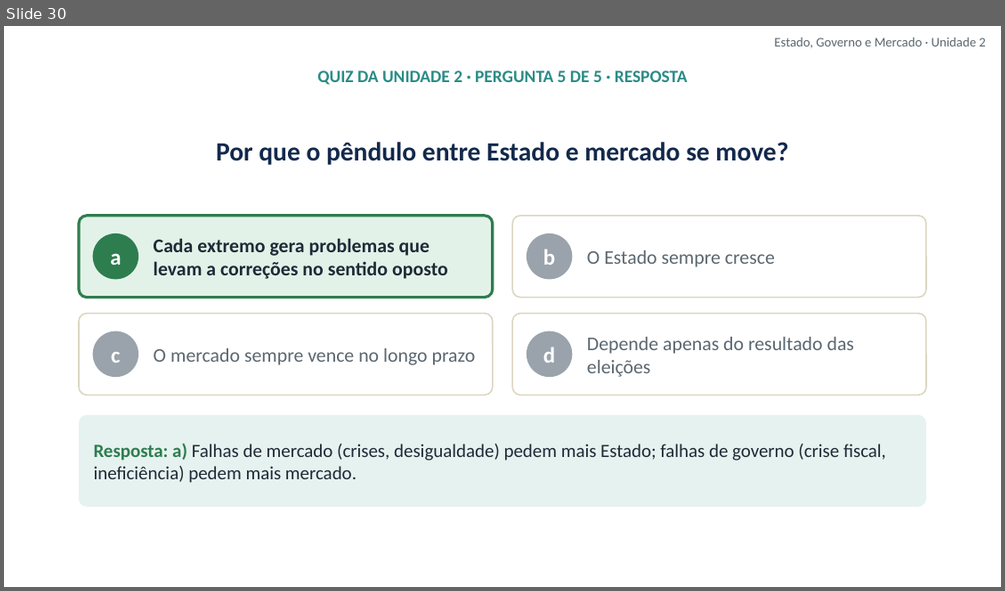
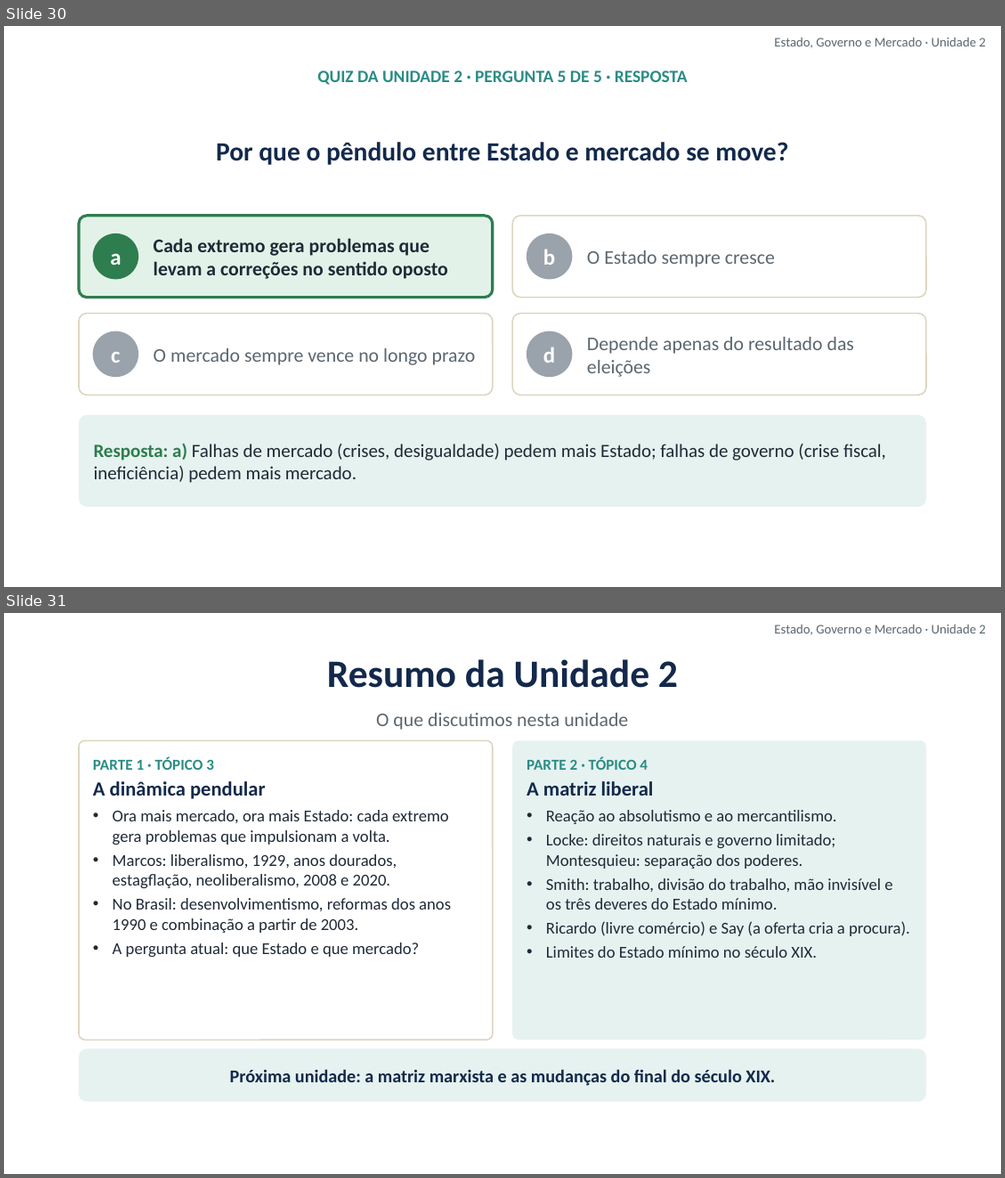
Before and after one commit to cleitonfranco74/gestao_publica, a slide deck: disciplina-01-estado-governo-mercado/materiais/02_Unidade_2_Pendulo_e_Matriz_Liberal.pptx. Shown one above the other, each under a label of ours: slide 30 before the commit, slides 30 and 31 after it. The pictures are 1005x591 and 1005x1178 pixels, drawn with LibreOffice and Linux fonts; fonts in the diff are those of the drawing; background and template pictures are left out. Boxes give left, top, right and bottom in pixels: in the first picture for what was removed or moved away, otherwise in the second. Text is boxed around its words. In the diff, an @@ line names an element or a change of style, - is before the commit and + after.

```diff
--- a/disciplina-01-estado-governo-mercado/materiais/02_Unidade_2_Pendulo_e_Matriz_Liberal.pptx
+++ b/disciplina-01-estado-governo-mercado/materiais/02_Unidade_2_Pendulo_e_Matriz_Liberal.pptx
@@ slide 31 added at [4, 613, 1001, 1174], background picture (left out) @@
@@ text added at [774, 625, 985, 635], 9.5 pt, text #5B6770 @@
+Estado, Governo e Mercado · Unidade 2
@@ text added at [327, 659, 678, 688], 28 pt, text #13294B, bold @@
+Resumo da Unidade 2
@@ text added at [376, 713, 628, 730], 14 pt, text #5B6770 @@
+O que discutimos nesta unidade
@@ rounded rectangle added at [79, 740, 493, 1039], fill #FFFFFF, outline #DCD5C1 1 pt, 12 pt, text #1F2A37 @@
+PARTE 1 · TÓPICO 3
+A dinâmica pendular
+• Ora mais mercado, ora mais Estado: cada extremo gera problemas que impulsionam a volta.
+• Marcos: liberalismo, 1929, anos dourados, estagflação, neoliberalismo, 2008 e 2020.
+• No Brasil: desenvolvimentismo, reformas dos anos 1990 e combinação a partir de 2003.
+• A pergunta atual: que Estado e que mercado?
@@ rounded rectangle added at [512, 740, 926, 1039], fill #E6F2F0, 12 pt, text #1F2A37 @@
+PARTE 2 · TÓPICO 4
+A matriz liberal
+• Reação ao absolutismo e ao mercantilismo.
+• Locke: direitos naturais e governo limitado; Montesquieu: separação dos poderes.
+• Smith: trabalho, divisão do trabalho, mão invisível e os três deveres do Estado mínimo.
+• Ricardo (livre comércio) e Say (a oferta cria a procura).
+• Limites do Estado mínimo no século XIX.
@@ rounded rectangle added at [79, 1048, 926, 1102], fill #E6F2F0, 13 pt, text #13294B, bold @@
+Próxima unidade: a matriz marxista e as mudanças do final do século XIX.
```
Also in this commit, not shown: 8 other files.
